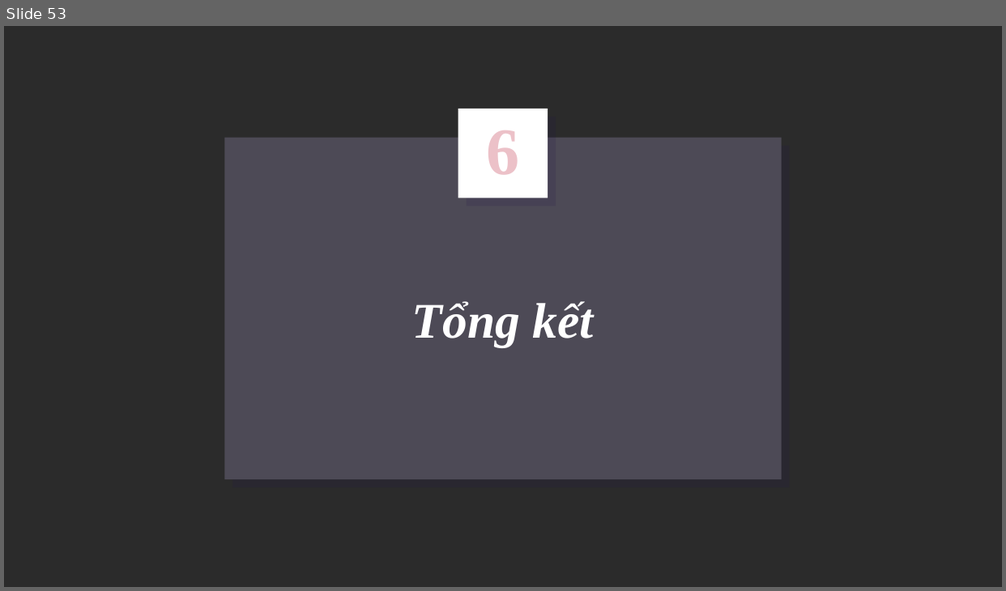
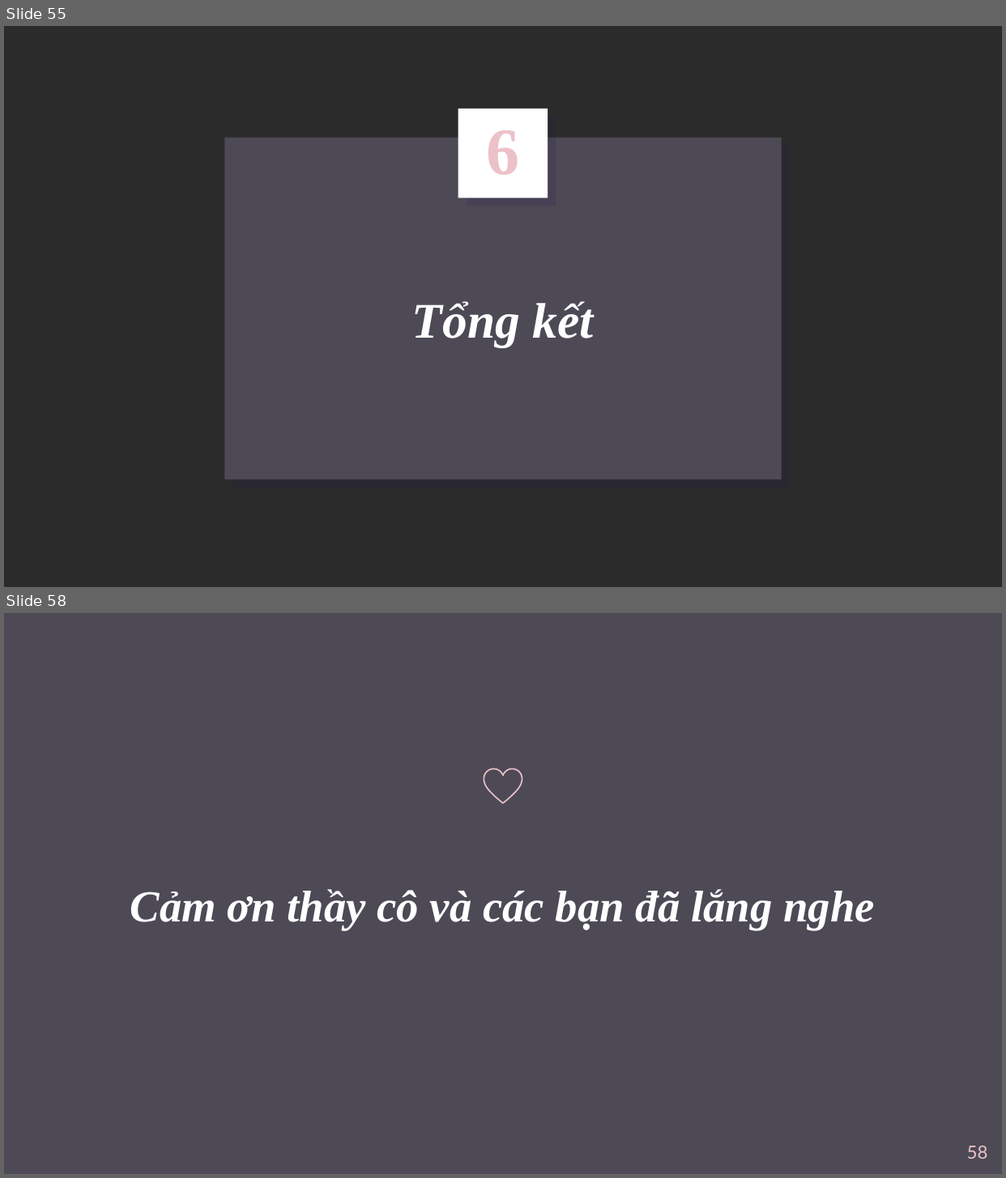
Before and after one commit to anhhuong20/ProjectTeam12, a slide deck: Team12.pptx. Shown one above the other, each under a label of ours: slide 53 before the commit, slides 55 and 58 after it; the slides between them are not shown. The pictures are 1006x591 and 1006x1178 pixels, drawn with LibreOffice and Linux fonts; fonts in the diff are those of the drawing; background and template pictures are left out; a plain dark background stands for a picture behind light text. Boxes give left, top, right and bottom in pixels: in the first picture for what was removed or moved away, otherwise in the second. Text is boxed around its words. In the diff, an @@ line names an element or a change of style, - is before the commit and + after.

```diff
--- a/Team12.pptx
+++ b/Team12.pptx
@@ slide 58 added at (4, 613, 1002, 1174), background picture (left out) @@
@@ freeform shape added at (484, 769, 522, 803), outline #ECC1C8 0.96 pt @@
@@ title added at (130, 889, 875, 931), 32 pt, text #FFFFFF, bold, italic @@
+Cảm ơn thầy cô và các bạn đã lắng nghe
@@ page number added at (967, 1146, 988, 1159), 13 pt, text #ECC1C8 @@
+58
@@ what was slide 53 is now slide 55 @@
```
Also in this commit, not shown: 12 slides changed, 7 other slides added, 8 slides removed, 1 other file.
